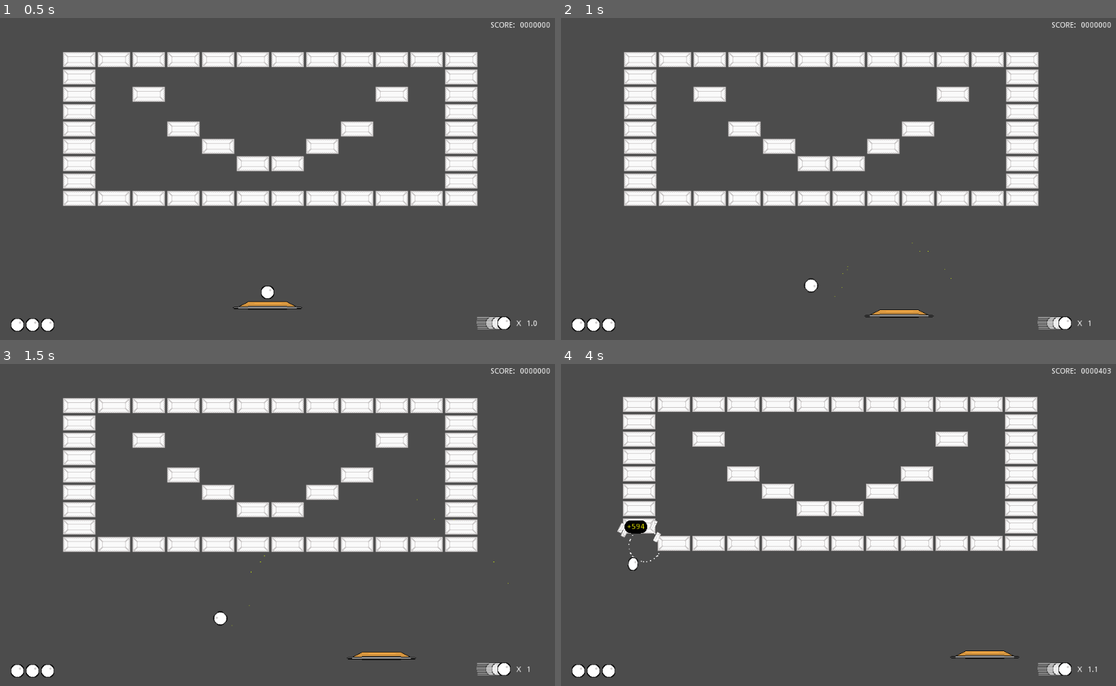
Above: before the commit, frames 1-4 (two rows, left to right).
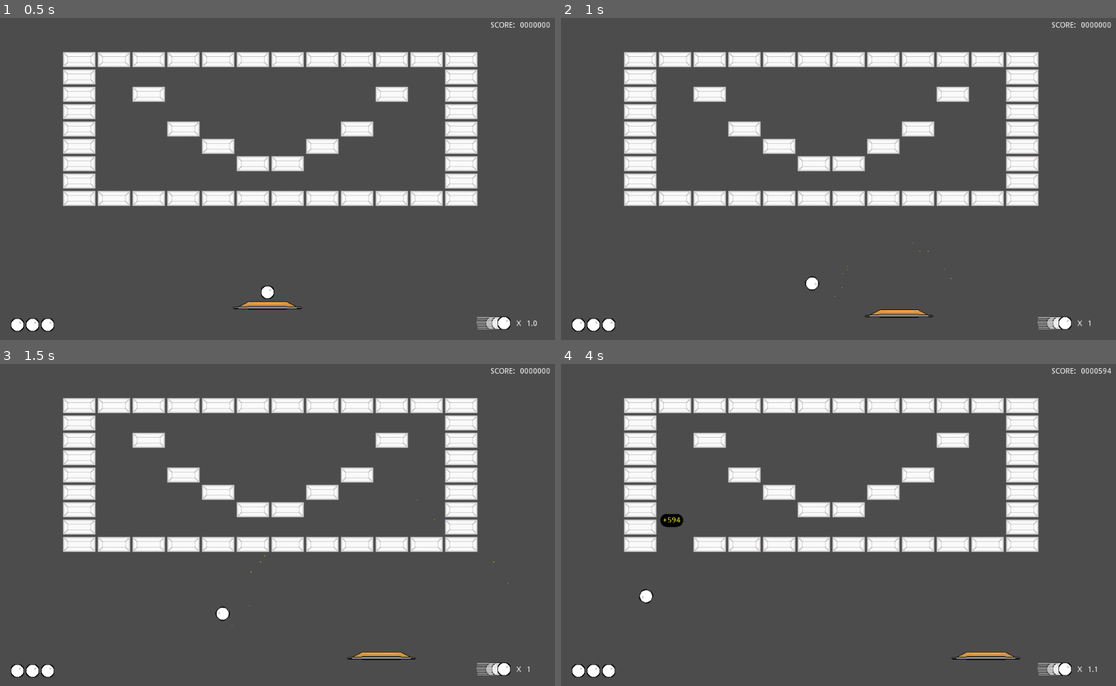
Above: after the commit, the same moments.

Repository: Anatolij-Grigorjev/Breakout4Godot
Game: Godot game, scene res://BreakoutGame.tscn
Two runs of this game, one before a commit and one after it. Both use one fixed random seed, a clock stepped at 60 frames per second and the inputs below.
Inputs (mouse positions are in pixels of both pictures, inside the frame that each line leads up to):
- Up to frame 1 (0.5 s): no input
- Up to frame 2 (1 s): tap Enter (ui_accept) at 0.5, 0.77 s; move the mouse to (960, 159) at 0.52 s; hold Right (ui_right) from 0.53 s (still down); tap Alt at 0.6 s; click (960, 159) at 0.67 s
- Up to frame 3 (1.5 s): release Right (ui_right) at 1.25 s; drag from (166, 541) to (249, 589) at 1.27 s
- Up to frame 4 (4 s): move the mouse to (894, 450) at 2.02 s; hold Right (ui_right) 2.03-2.75 s; tap Shift at 2.1 s; drag from (810, 589) to (672, 473) at 2.77 s; move the mouse to (1005, 573) at 3.52 s; hold Left (ui_left) from 3.53 s (still down); tap Ctrl at 3.6 s; tap Enter (ui_accept) at 3.77 s

Frame 1 is identical in both runs. In frame 2, less than 0.1% of the frame differs, in the area x 43-47%, y 80-86%; in frame 3, 0.1%; in frame 4, 8.5%, in the area x 10-100%, y 1-93%.

Commit message:
correct all horizontal angles, including walls

Diff:
--- a/game/ball/Ball.gd
+++ b/game/ball/Ball.gd
@@ -55,7 +55,7 @@
 	if (not collision):
 		return
 
-	var new_direction = direction.bounce(collision.normal)
+	var next_direction = direction.bounce(collision.normal)
 
 	if not collision.collider.is_in_group("barrier"):
 		sprite.rotation = collision.normal.angle()
@@ -69,21 +69,25 @@
 	if collision.collider.is_in_group("paddle"):
 		var paddle = collision.collider
 		paddle.ball_hit_at(collision.position, currentSpeedupCoef())
-		#adjust new direction to be more exiciting (central in release)
-		var current_angle = new_direction.angle()
-		var allowed_adjustmenet = rand_range(PI / 12, PI / 6)
-		if abs(current_angle) < PI / 6:
-			new_direction = new_direction.rotated(sign(current_angle) * allowed_adjustmenet)
-			print("land angle: %s not exciting, adjusted for %s to %s" % [rad2deg(current_angle), rad2deg(allowed_adjustmenet), rad2deg(new_direction.angle())])
-		elif abs(current_angle) > PI * 5 / 6:
-			new_direction = new_direction.rotated(-sign(current_angle) * allowed_adjustmenet)
-			print("land angle: %s not exciting, adjusted for %s to %s" % [rad2deg(current_angle), rad2deg(allowed_adjustmenet), rad2deg(new_direction.angle())])
 
+	direction = _adjust_horizontal_bounce_direction(next_direction, collision.collider)
 
 	emit_signal("ball_collided", collision)
-	direction = new_direction
 
 
 func _speedup_ball():
 	_set_current_speed_and_broadcast(clamp(currentSpeed + speedAdditive, baseSpeed, baseSpeed * maxSpeedCoef))
 	currentSpinRadians = clamp(currentSpinRadians + spinAdditive, baseSpinRadians, baseSpinRadians * maxSpeedCoef)
+
+
+func _adjust_horizontal_bounce_direction(original_direction: Vector2, collider: Node2D) -> Vector2:
+	var current_angle = original_direction.angle()
+	var allowed_adjustmenet = rand_range(PI / 12, PI / 6)
+	var new_direction = original_direction
+	if abs(current_angle) < PI / 6:
+		new_direction = new_direction.rotated(sign(current_angle) * allowed_adjustmenet)
+		print("(on %s): land angle: %s not exciting, adjusted for %s to %s" % [collider, rad2deg(current_angle), rad2deg(allowed_adjustmenet), rad2deg(new_direction.angle())])
+	elif abs(current_angle) > PI * 5 / 6:
+		new_direction = new_direction.rotated(-sign(current_angle) * allowed_adjustmenet)
+		print("(on %s): land angle: %s not exciting, adjusted for %s to %s" % [collider, rad2deg(current_angle), rad2deg(allowed_adjustmenet), rad2deg(new_direction.angle())])
+	return new_direction
